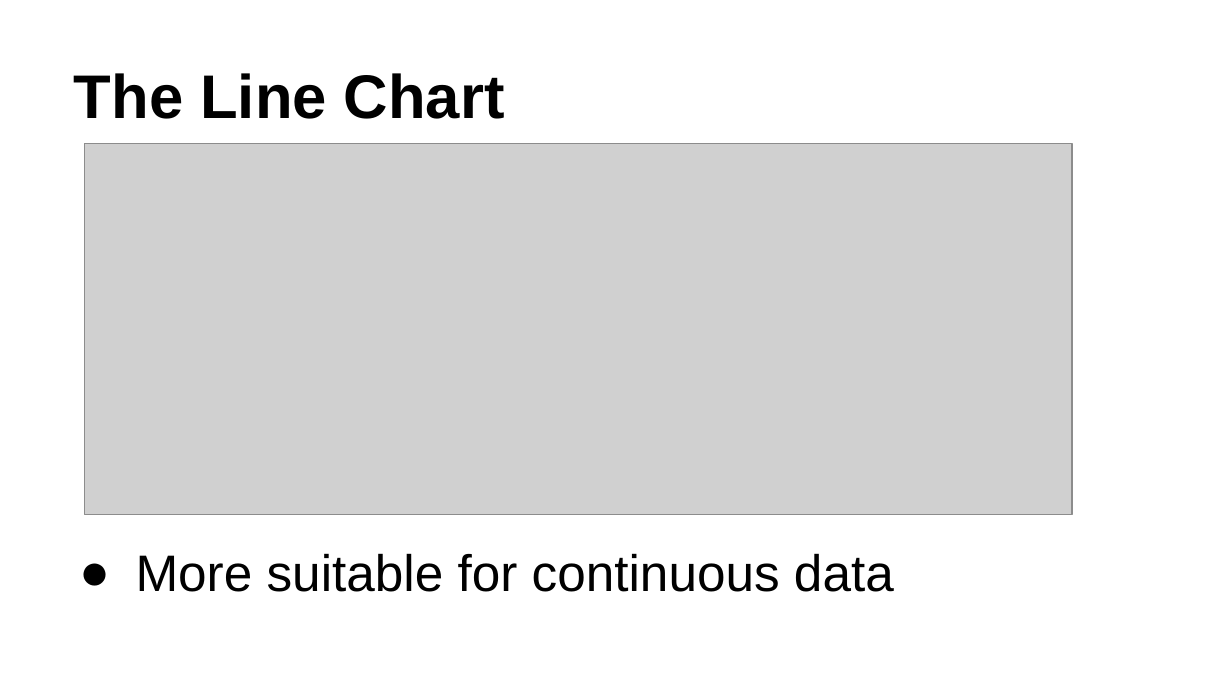
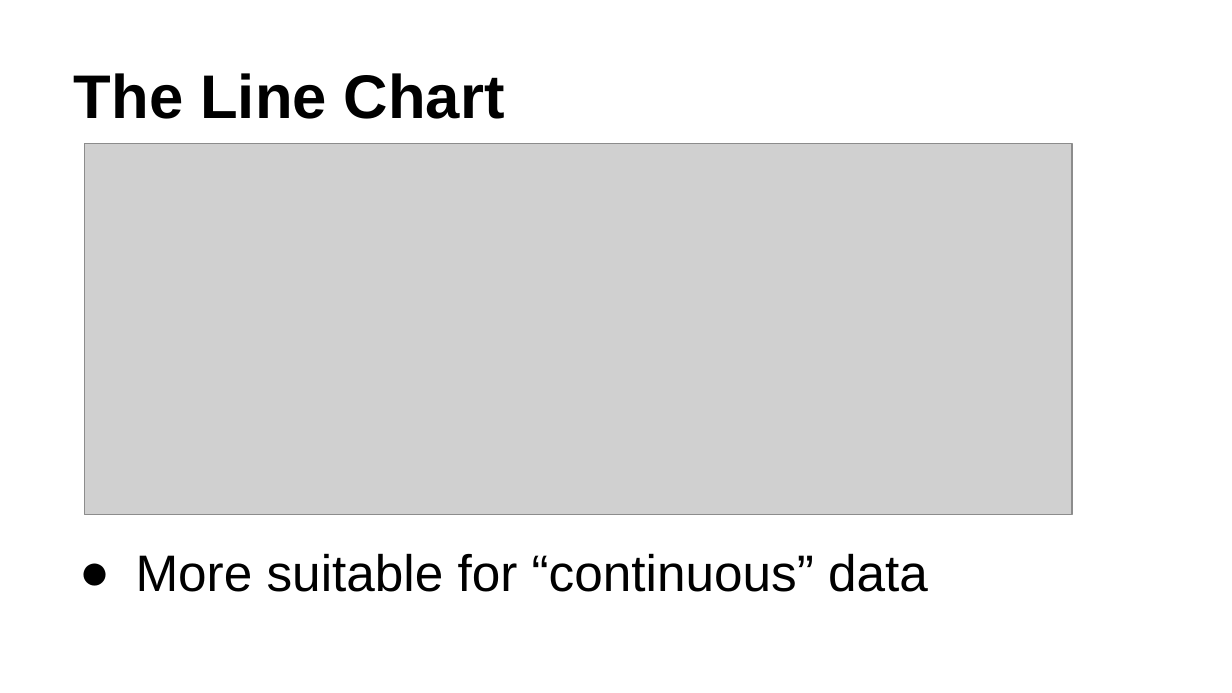
Before and after one commit to qwwqwwq/IPEDS, a slide deck: slide 20 of Data Analysis and Presentation.pptx (slide 10 before the commit). Drawn at 1232x693 pixels with LibreOffice and Linux fonts; fonts in the diff are those of the drawing; grey boxes stand for pictures. Boxes give left, top, right and bottom in pixels: in the first picture for what was removed or moved away, otherwise in the second. Text is boxed around its words. In the diff, an @@ line names an element or a change of style, - is before the commit and + after.

```diff
--- a/Data Analysis and Presentation.pptx
+++ b/Data Analysis and Presentation.pptx
@@ text at (136,553,928,592): text changed @@
-● More suitable for continuous data
+● More suitable for “continuous” data
```
Also in this commit, not shown: 4 other slides changed, 11 slides added, 1 slide removed, 3 other files.
